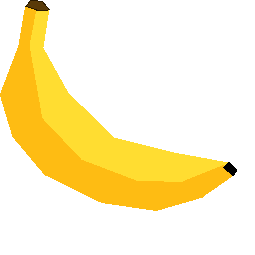
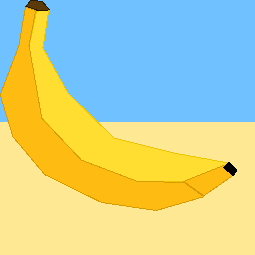
Revision of a layered 255px x 255px image; what changed, layer by layer:
painted on "Banana 3" over [183, 165, 234, 196]
painted on "Banana 2" over [0, 7, 204, 211]
painted on "Banana 1" over [29, 10, 230, 182]
painted on "Background" over [0, 0, 255, 255]